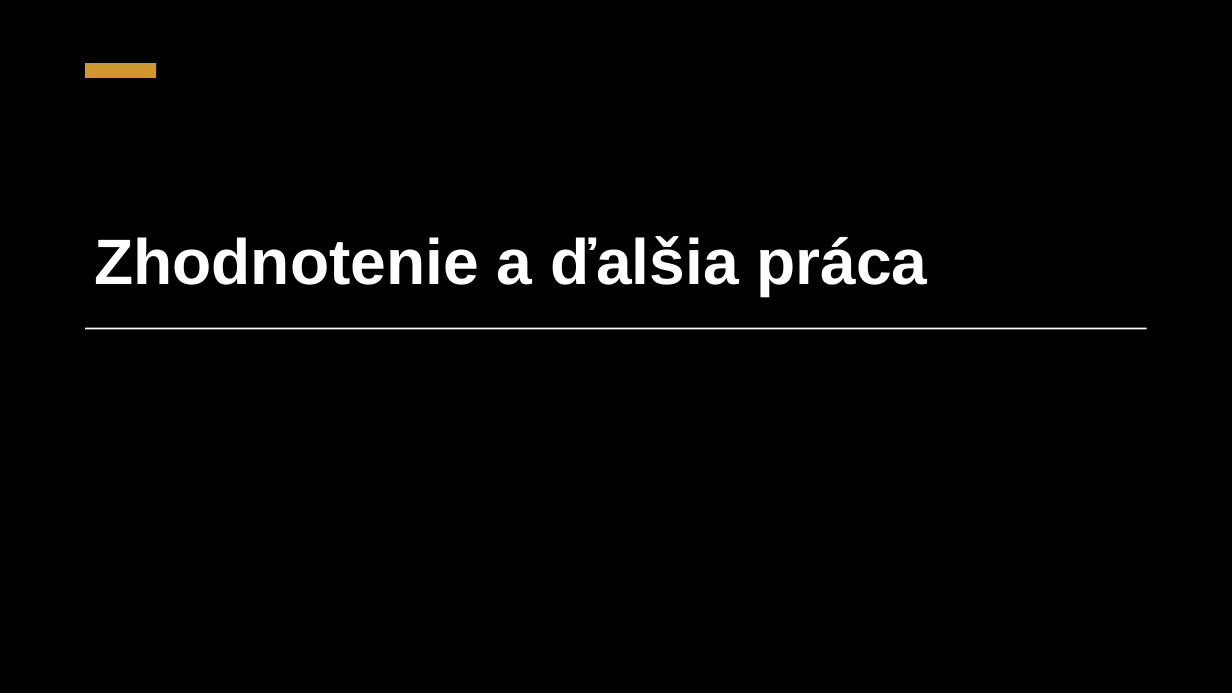
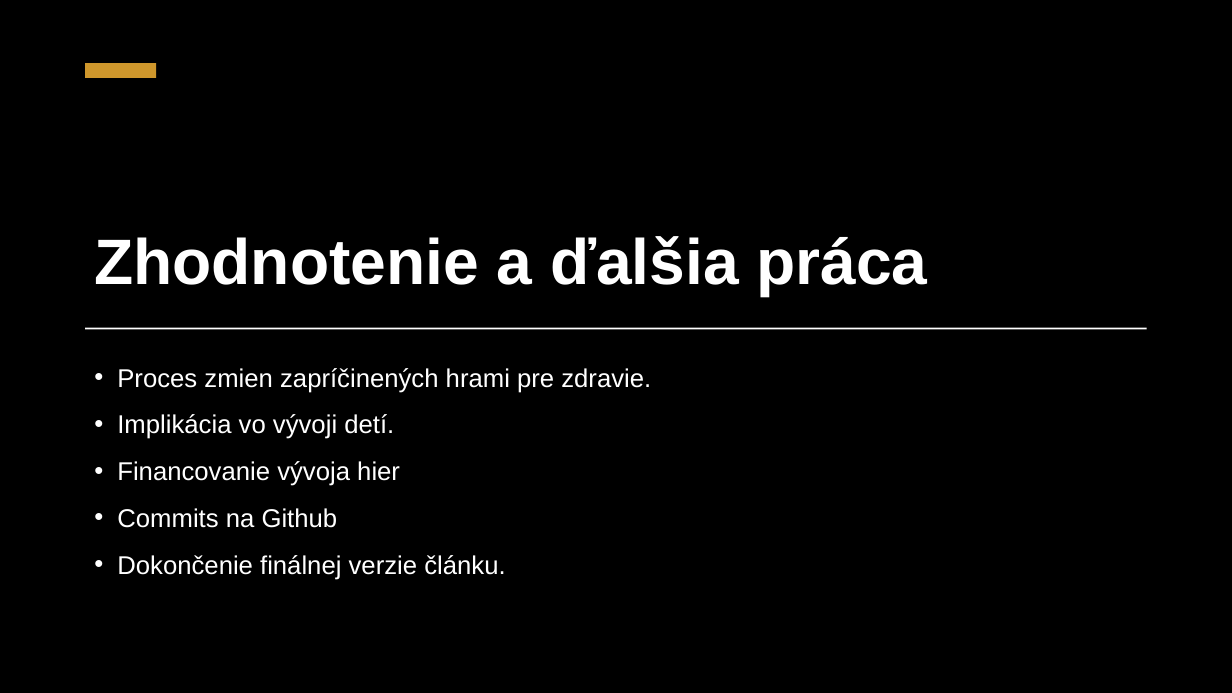
Before and after one commit to K1ko/MIP_Clanok, a slide deck: slide 9 of MIP_Článok_Prezentácia.pptx. Drawn at 1232x693 pixels with LibreOffice and Linux fonts; fonts in the diff are those of the drawing; background and template pictures are left out. Boxes give left, top, right and bottom in pixels: in the first picture for what was removed or moved away, otherwise in the second. Text is boxed around its words. In the diff, an @@ line names an element or a change of style, - is before the commit and + after.

```diff
--- a/MIP_Článok_Prezentácia.pptx
+++ b/MIP_Článok_Prezentácia.pptx
@@ text added at (117,368,651,580), 20 pt, text #FFFFFF @@
+• Proces zmien zapríčinených hrami pre zdravie.
+• Implikácia vo vývoji detí.
+• Financovanie vývoja hier
+• Commits na Github
+• Dokončenie finálnej verzie článku.
```
Also in this commit, not shown: 6 slides added, 6 slides removed, 1 other file.
